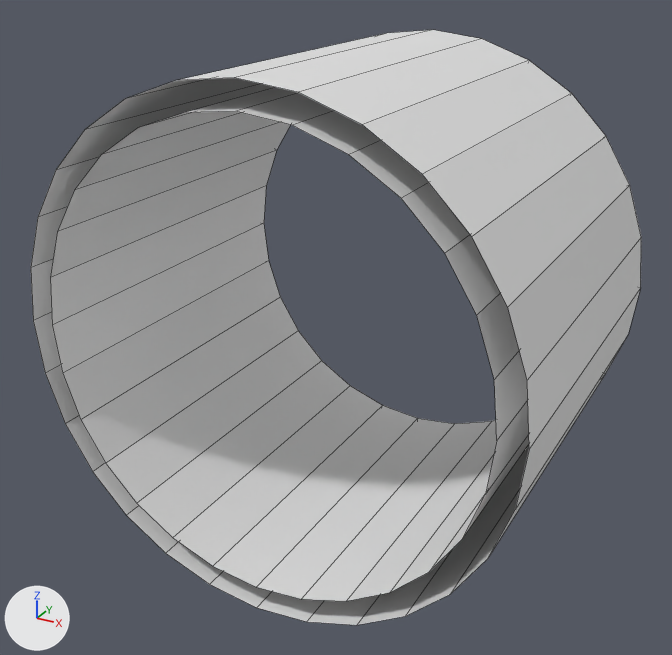
The OBJ model src/cuadc_sim/models/cuadc_tube/meshes/tube_d200_h150.obj as it was, and as the next commit left it.
Rendered twice from a 50 mm lens placed at (0.165, -0.386, 0.144), pointed at (-0.003, -0.081, -0.009). Arrows for +X, +Y and +Z are at lower left; the lights stay in place. The older version comes first. Mesh edges are drawn as thin lines. Where no turn or scale is listed for an object, it has been applied to the vertices.

In view in the first picture: 'tube_d200_h150'.
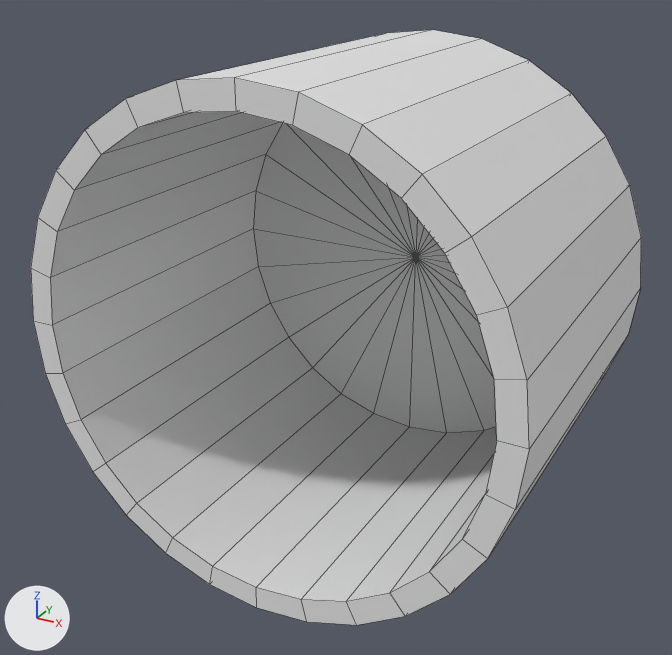
The change in detail:
me_tube_d200_h150 is used by ob_tube_d200_h150; location (0.0, 0.0, 0.0).
me_tube_d200_h150 had 112 vertices, 84 faces and spanned x -0.1..0.1, y -0.15..0.0, z -0.1..0.1.
me_tube_d200_h150 now has 114 vertices, 140 faces and spans x -0.1..0.1, y -0.15..0.0, z -0.1..0.1.
Part 1, on me_tube_d200_h150:
28 faces are deleted.
28 vertices in x -0.09..0.09, y 0.0, z -0.09..0.09 move by (0.0, -0.01, 0.0).
2 vertices are added at (0.0, 0.0, 0.0), (0.0, -0.01, 0.0).
84 new faces join them.

Where the change shows, as pixel boxes [x1, y1, x2, y2] in the pictures (672 x 655 px; the box of a moved part takes in the faces that stretch with it):
part 1 of me_tube_d200_h150, moved or reshaped
    before: [50, 87, 529, 601]
    after: [31, 78, 529, 625]
